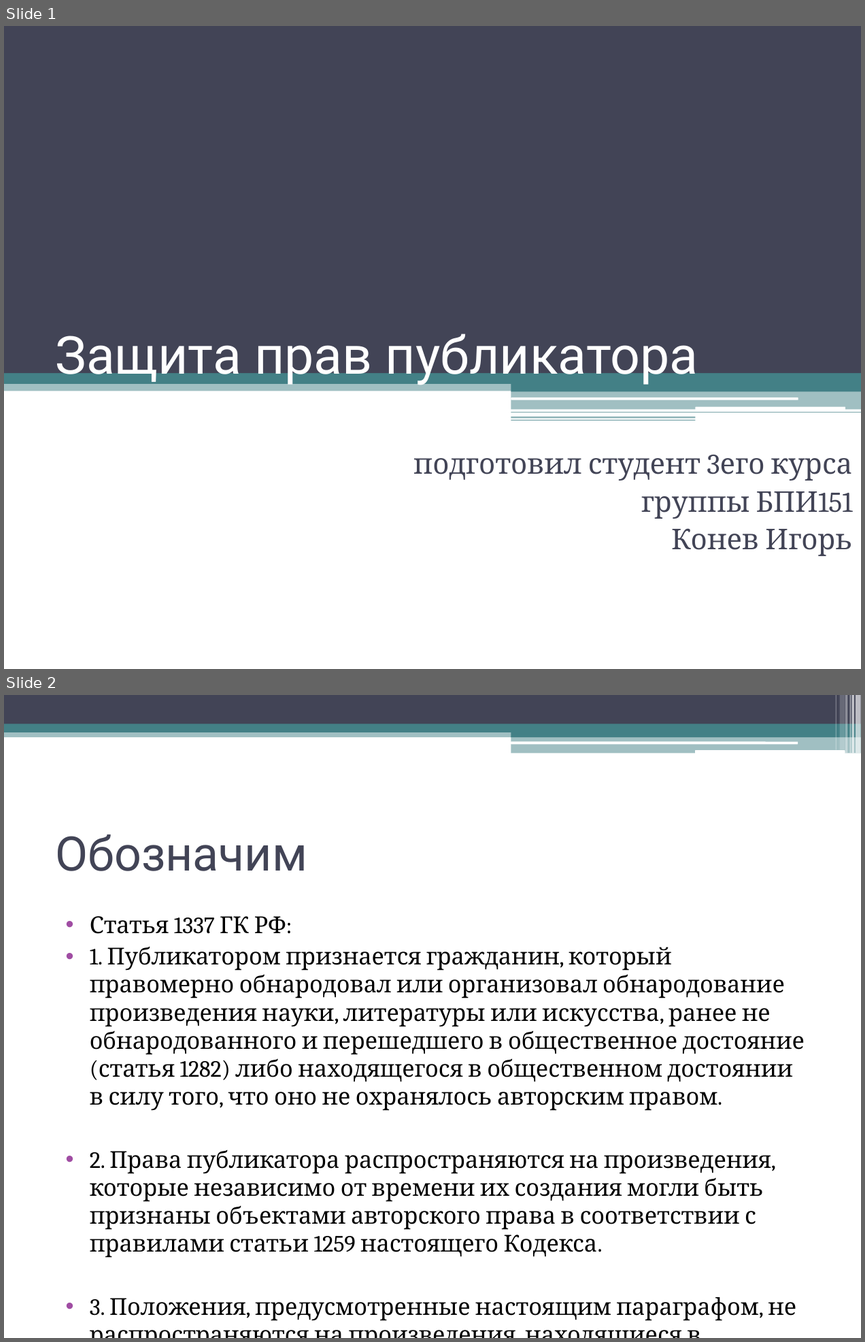
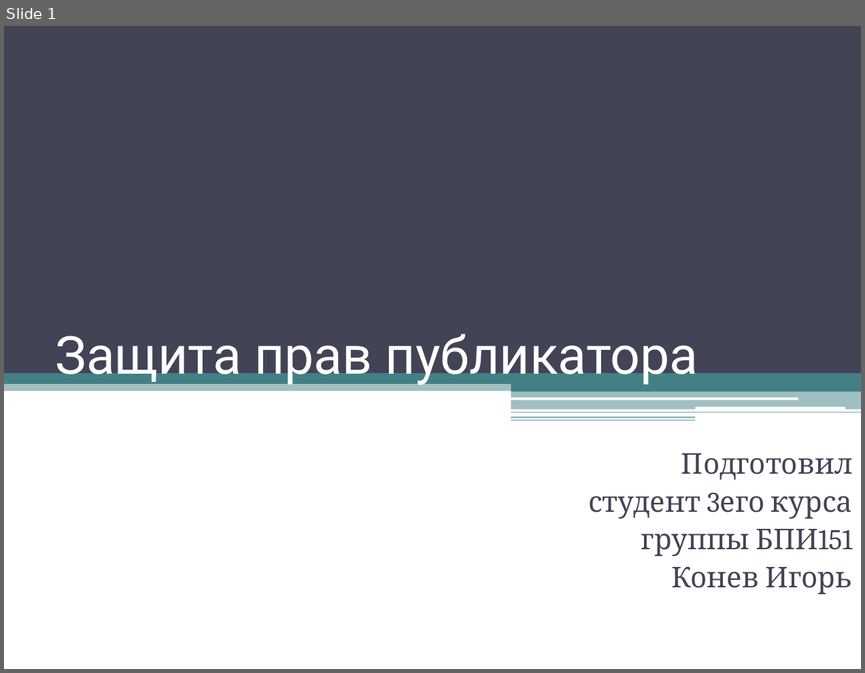
Before and after one commit to Mitsuhide777/PublisherRights, a slide deck: Защита прав публикатора.pptx. Shown one above the other, each under a label of ours: slides 1 and 2 before the commit, slide 1 after it. The pictures are 865x1342 and 865x673 pixels, drawn with LibreOffice and Linux fonts; fonts in the diff are those of the drawing. Boxes give left, top, right and bottom in pixels: in the first picture for what was removed or moved away, otherwise in the second. Text is boxed around its words. In the diff, an @@ line names an element or a change of style, - is before the commit and + after.

Commit message:
Added Pages2 complementary to Pages, pdf of an article used and a more complete version of presentation

```diff
--- a/Защита прав публикатора.pptx
+++ b/Защита прав публикатора.pptx
@@ slide 2 removed at box(4, 695, 861, 1338), background #FFFFFF @@
@@ rectangle removed at box(4, 695, 861, 724) @@
@@ rectangle removed at box(835, 695, 836, 750) @@
@@ rectangle removed at box(839, 695, 844, 750) @@
@@ rectangle removed at box(845, 695, 848, 753) @@
@@ rectangle removed at box(850, 695, 851, 753) @@
@@ rectangle removed at box(851, 695, 854, 753) @@
@@ rectangle removed at box(855, 695, 861, 753) @@
@@ rectangle removed at box(4, 729, 861, 737) @@
@@ rectangle removed at box(4, 724, 861, 732) @@
@@ rectangle removed at box(511, 728, 861, 737) @@
@@ rounded rectangle removed at box(511, 741, 798, 744) @@
@@ rectangle removed at box(511, 736, 861, 753) @@
@@ rounded rectangle removed at box(695, 750, 844, 753) @@
@@ title removed at box(55, 834, 307, 871) @@
-Обозначим
@@ text removed at box(90, 916, 804, 1321) @@
-• Статья 1337 ГК РФ:
-• 1. Публикатором признается гражданин, который правомерно обнародовал или организовал обнародование произведения науки, литературы или искусства, ранее не обнародованного и перешедшего в общественное достояние (статья 1282) либо находящегося в общественном достоянии в силу того, что оно не охранялось авторским правом.
-• 2. Права публикатора распространяются на произведения, которые независимо от времени их создания могли быть признаны объектами авторского права в соответствии с правилами статьи 1259 настоящего Кодекса.
-• 3. Положения, предусмотренные настоящим параграфом, не распространяются на произведения, находящиеся в государственных и муниципальных архивах.
@@ slide 1 changed as well @@
@@ subtitle at box(588, 453, 853, 518): text changed @@
-подготовил студент 3его курса
+Подготовил
+студент 3его курса
```
Also in this commit, not shown: 8 slides added, 1 other slide removed, 2 other files.
